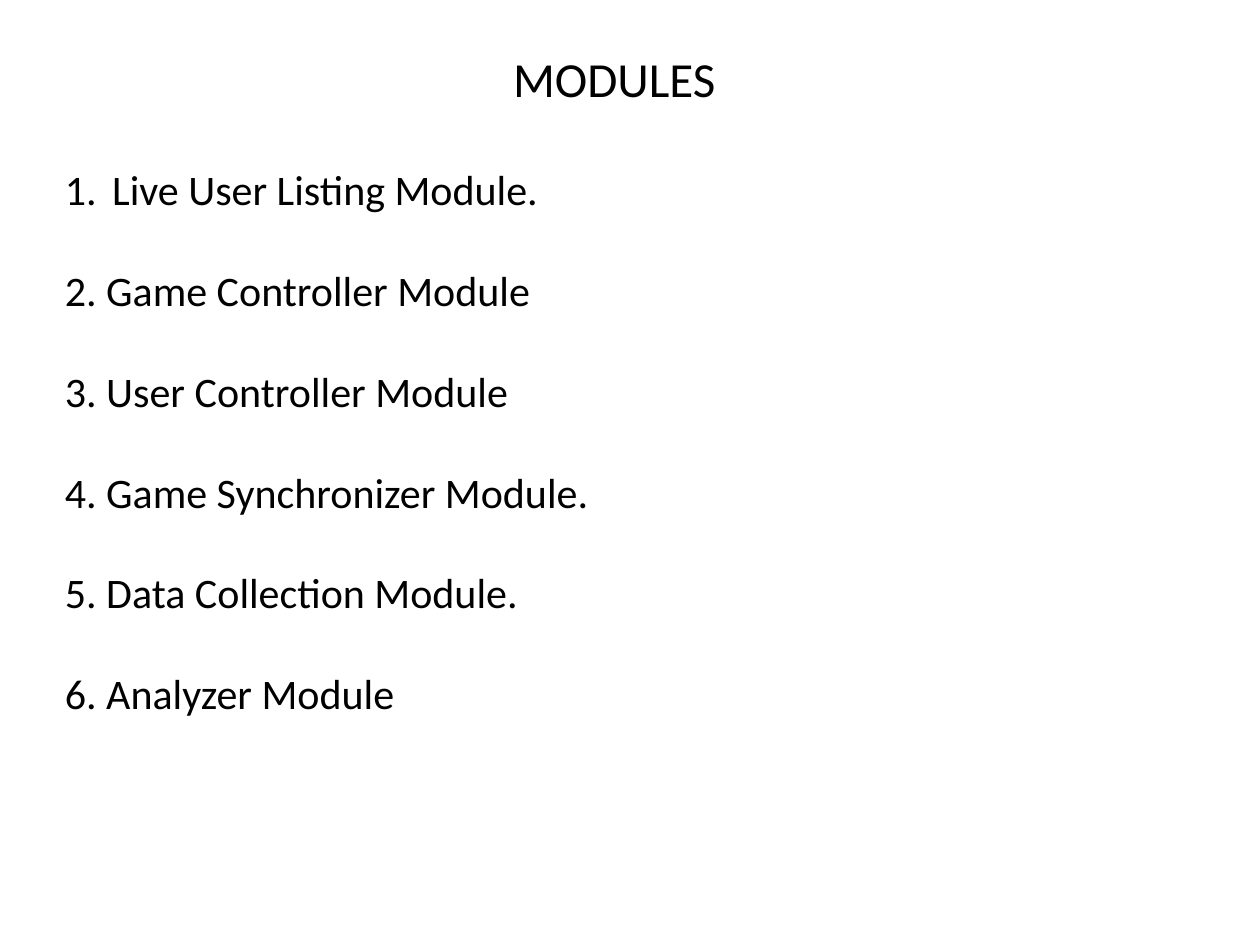
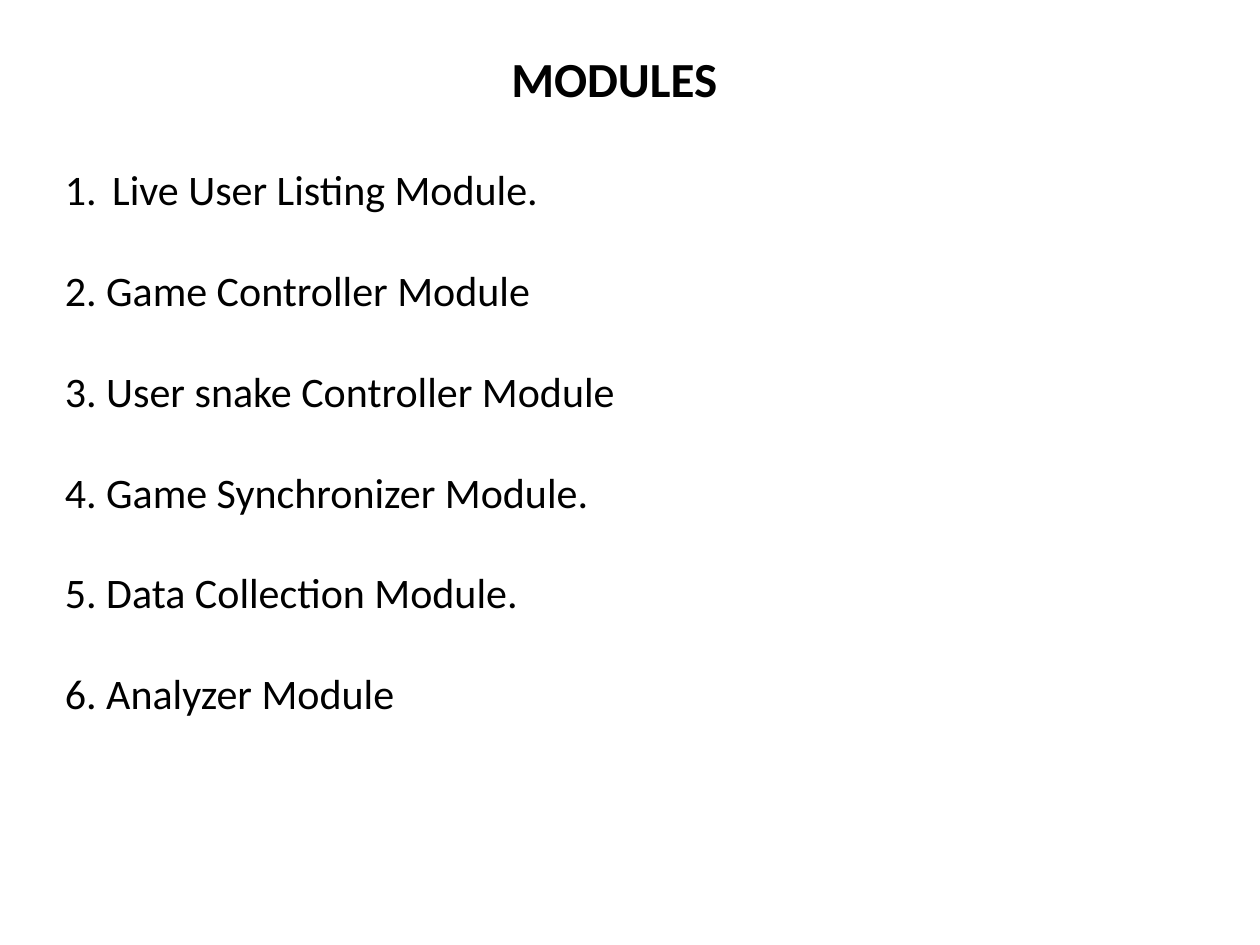
Before and after one commit to Greeny6092/Mini-Project-sem7-, a slide deck: slide 12 of presentation/AI BASED MULTIPLAYER SNAKE GAME(mini project).pptx. Drawn at 1260x945 pixels with LibreOffice and Linux fonts; fonts in the diff are those of the drawing. Boxes give left, top, right and bottom in pixels: in the first picture for what was removed or moved away, otherwise in the second. Text is boxed around its words. In the diff, an @@ line names an element or a change of style, - is before the commit and + after.

```diff
--- a/presentation/AI BASED MULTIPLAYER SNAKE GAME(mini project).pptx
+++ b/presentation/AI BASED MULTIPLAYER SNAKE GAME(mini project).pptx
@@ text "MODULES" at [511,65,717,98]: bold on @@
@@ text at [65,377,615,408]: text changed @@
-3. User Controller Module
+3. User snake Controller Module
```
Also in this commit, not shown: 16 other slides changed, 4 slides added.
